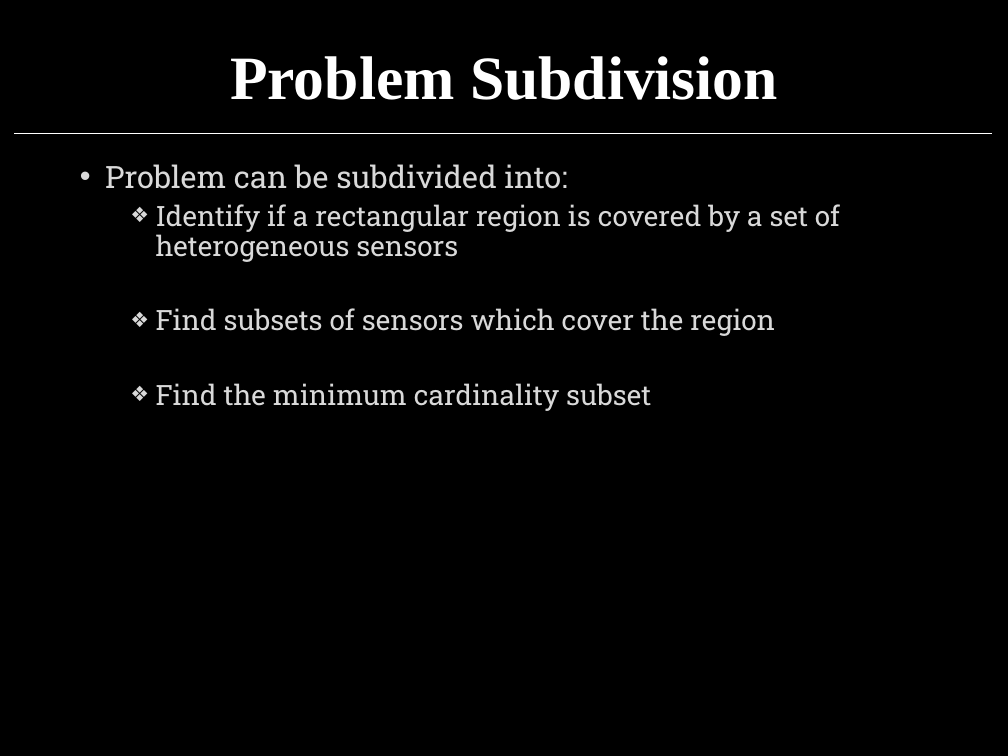
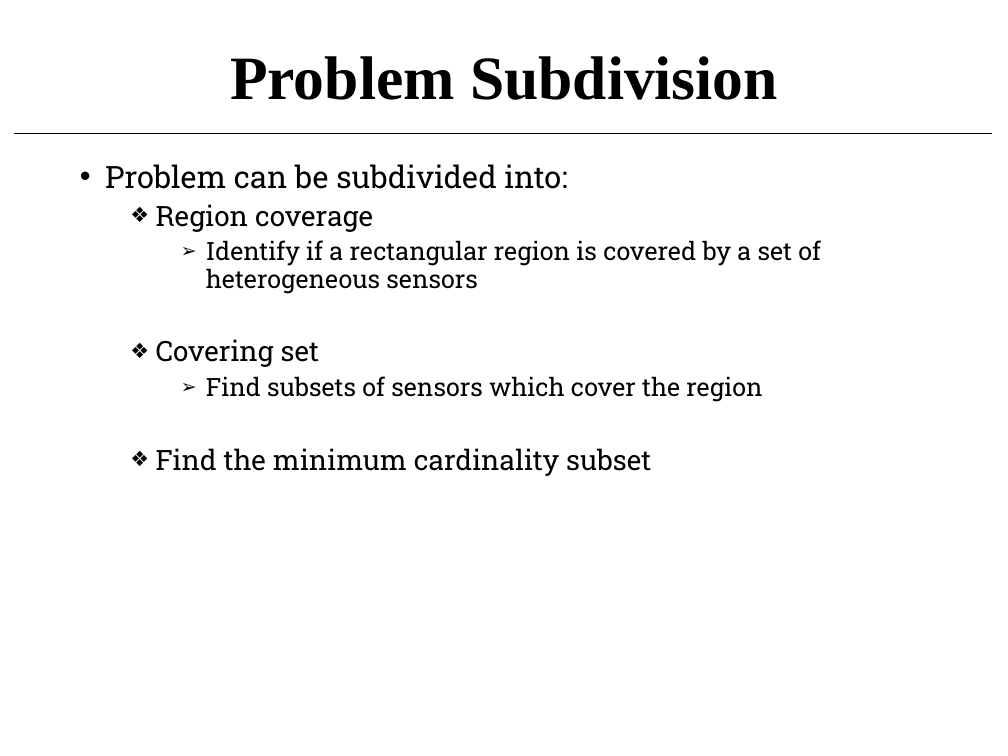
Before and after one commit to j4yd33p/MTP, a slide deck: slide 19 of MTP/Thesis/JBR_PPT.pptx (slide 15 before the commit). Drawn at 1008x756 pixels with LibreOffice and Linux fonts; fonts in the diff are those of the drawing. Boxes give left, top, right and bottom in pixels: in the first picture for what was removed or moved away, otherwise in the second. Text is boxed around its words. In the diff, an @@ line names an element or a change of style, - is before the commit and + after.

```diff
--- a/MTP/Thesis/JBR_PPT.pptx
+++ b/MTP/Thesis/JBR_PPT.pptx
@@ background #000000 to #FFFFFF @@
@@ title "Problem Subdivision" at (230,56,778,100): text colour #FFFFFF to #000000 @@
@@ line (14, 133) - (992, 133): stroke #FFFFFF 0.5 pt to #000000 0.5 pt @@
@@ text at (105,164,821,476): text colour #D9D9D9 to #000000 in "Problem can be subdivided into:", "Identify if a rectangular region is covered ...", "Find subsets of sensors which cover the ...", "Find the minimum cardinality subset"; size 20 to 18 pt in "Identify if a rectangular region is covered ...", "Find subsets of sensors which cover the ..."; bullet ❖ to ➢; list level 2 to 3 in "Identify if a rectangular region ..."; list level 2 to 3 in "Find subsets of sensors which ..." @@
@@ text at (156,204,373,232): paragraph added @@
+  ❖ Region coverage
@@ text at (156,339,319,367): paragraph added @@
+  ❖ Covering set
```
Also in this commit, not shown: 10 other slides changed, 15 slides added, 8 slides removed, 6 other files.
